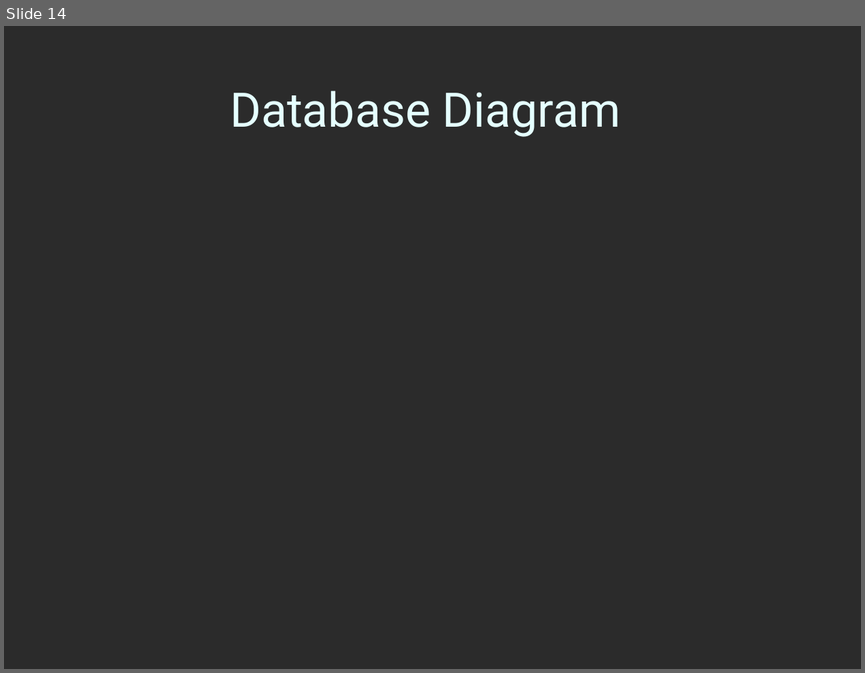
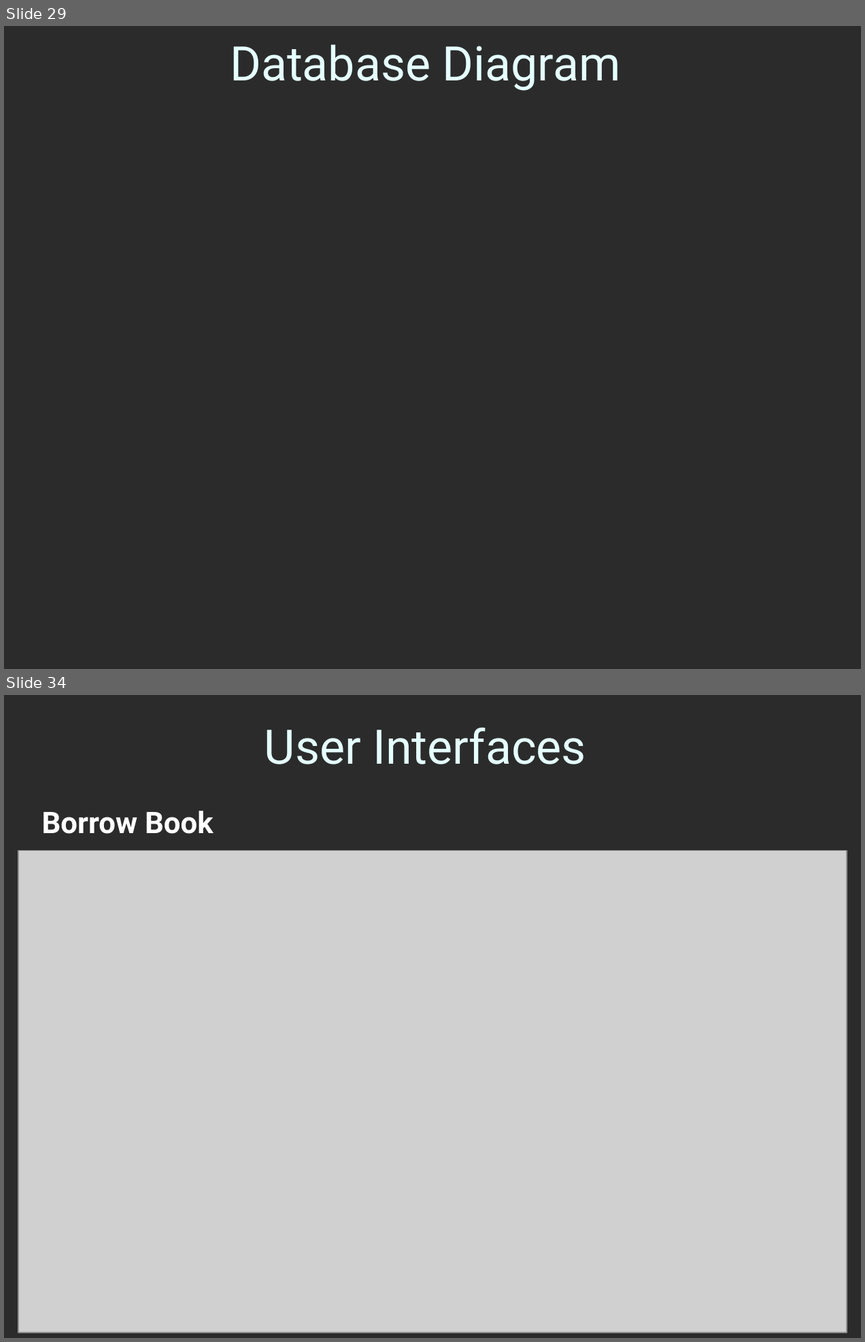
Before and after one commit to AzamWahid/LibraryInfoSystem, a slide deck: FinalDeliverables/3-SamplePresentation.ppt. Shown one above the other, each under a label of ours: slide 14 before the commit, slides 29 and 34 after it; the slides between them are not shown. The pictures are 865x673 and 865x1342 pixels, drawn with LibreOffice and Linux fonts; fonts in the diff are those of the drawing; grey boxes stand for pictures; background and template pictures are left out; a plain dark background stands for a picture behind light text. Boxes give left, top, right and bottom in pixels: in the first picture for what was removed or moved away, otherwise in the second. Text is boxed around its words. In the diff, an @@ line names an element or a change of style, - is before the commit and + after.

```diff
--- a/FinalDeliverables/3-SamplePresentation.ppt
+++ b/FinalDeliverables/3-SamplePresentation.ppt
@@ slide 34 added at (4,695,861,1338), background picture (left out) @@
@@ title added at (264,728,586,764), 40 pt, text #E5FFFF @@
+User Interfaces
@@ text added at (42,811,213,834), 25 pt, text #FFFFFF, bold @@
+Borrow Book
@@ picture added at (18,850,847,1331) @@
@@ what was slide 14 is now slide 29 @@
@@ slide 29 changed as well @@
@@ title "Database Diagram": place and size @@
-title "Database Diagram" at (230,91,621,137)
+title "Database Diagram" at (230,44,621,91)
```
Also in this commit, not shown: 2 other slides changed, 31 other slides added, 12 slides removed, 9 other files.
